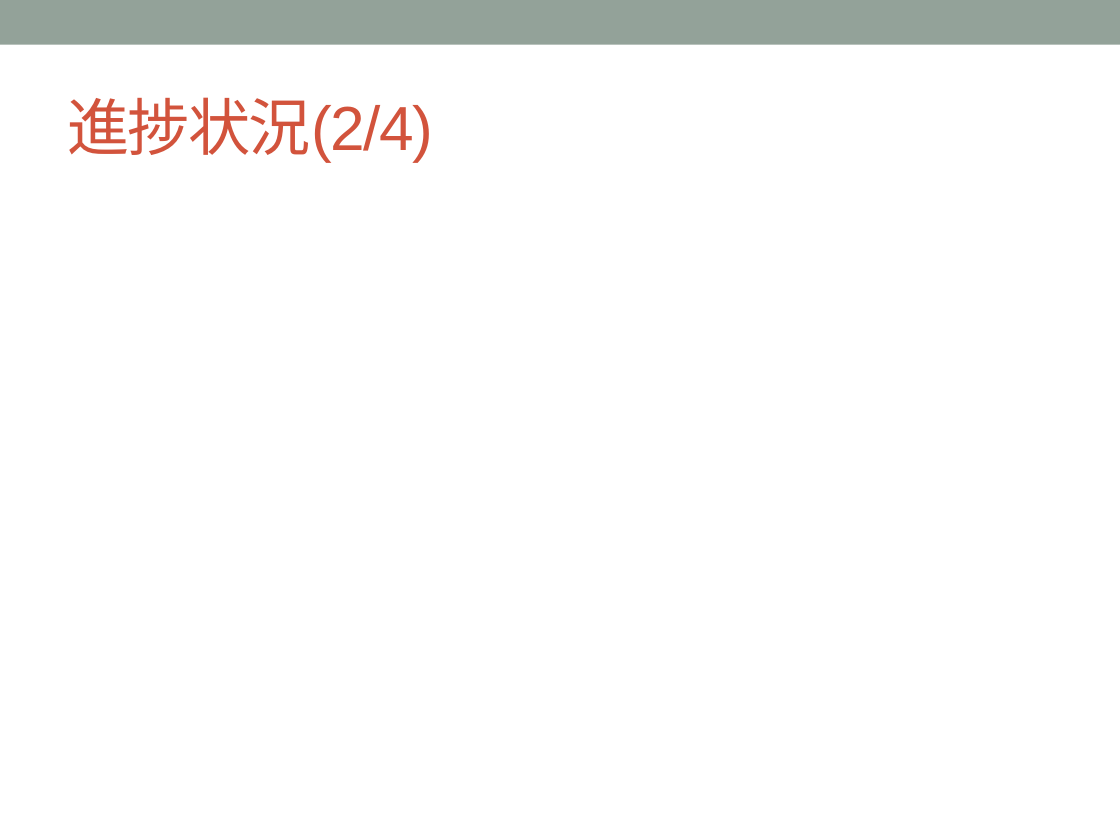
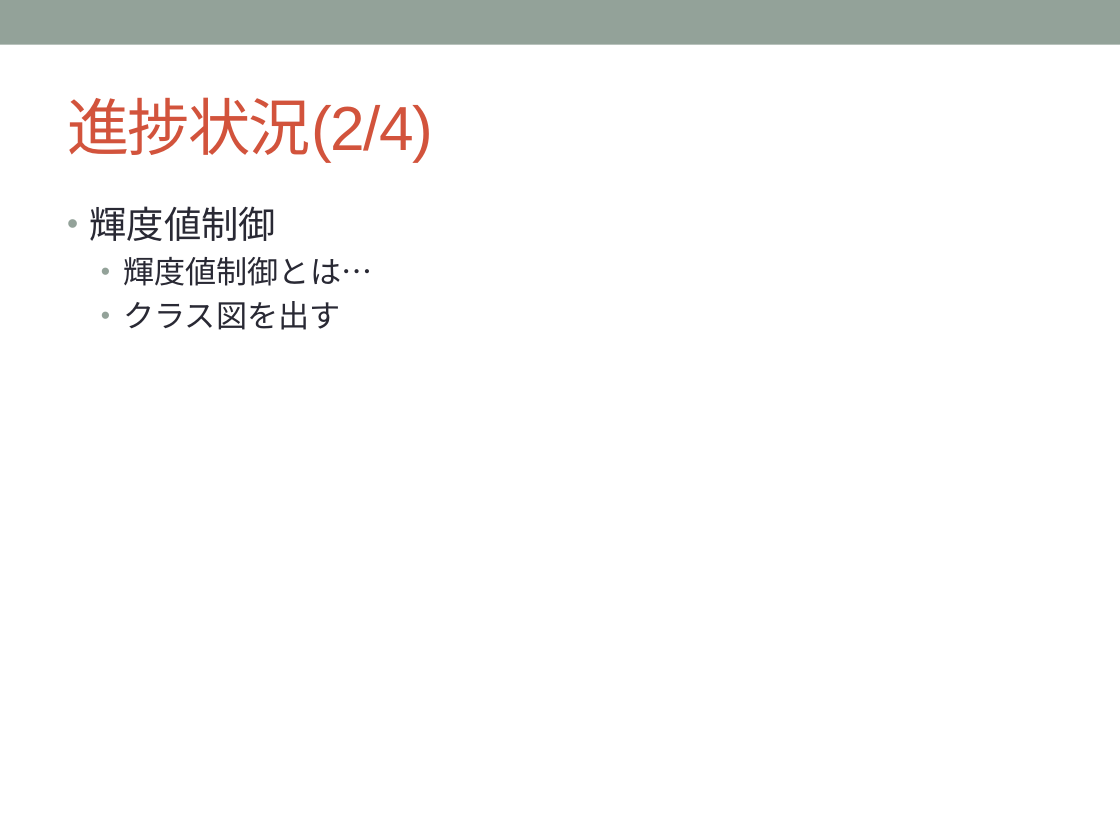
Before and after one commit to YutaNiimura/leJOS-OSEK, a slide deck: slide 16 of 中間発表関連/5I25新村祐太 中間発表スライドver0.1.pptx (slide 15 before the commit). Drawn at 1120x840 pixels with LibreOffice and Linux fonts; fonts in the diff are those of the drawing. Boxes give left, top, right and bottom in pixels: in the first picture for what was removed or moved away, otherwise in the second. Text is boxed around its words. In the diff, an @@ line names an element or a change of style, - is before the commit and + after.

```diff
--- a/中間発表関連/5I25新村祐太 中間発表スライドver0.1.pptx
+++ b/中間発表関連/5I25新村祐太 中間発表スライドver0.1.pptx
@@ text added at bbox=[90, 206, 372, 330], 20 pt, text #292934 @@
+• 輝度値制御
+  • 輝度値制御とは…
+  • クラス図を出す
```
Also in this commit, not shown: 8 other slides changed, 1 slide added.
